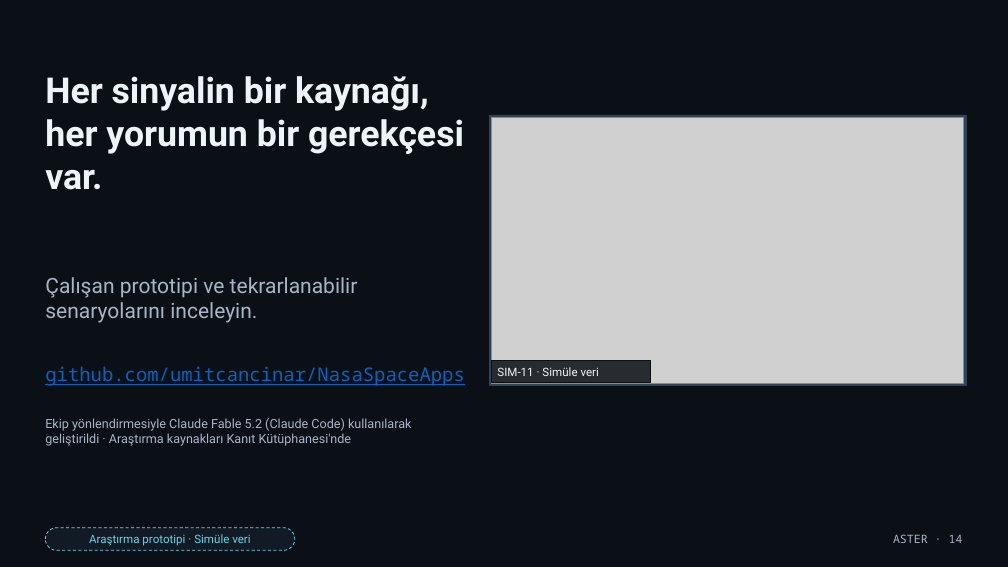
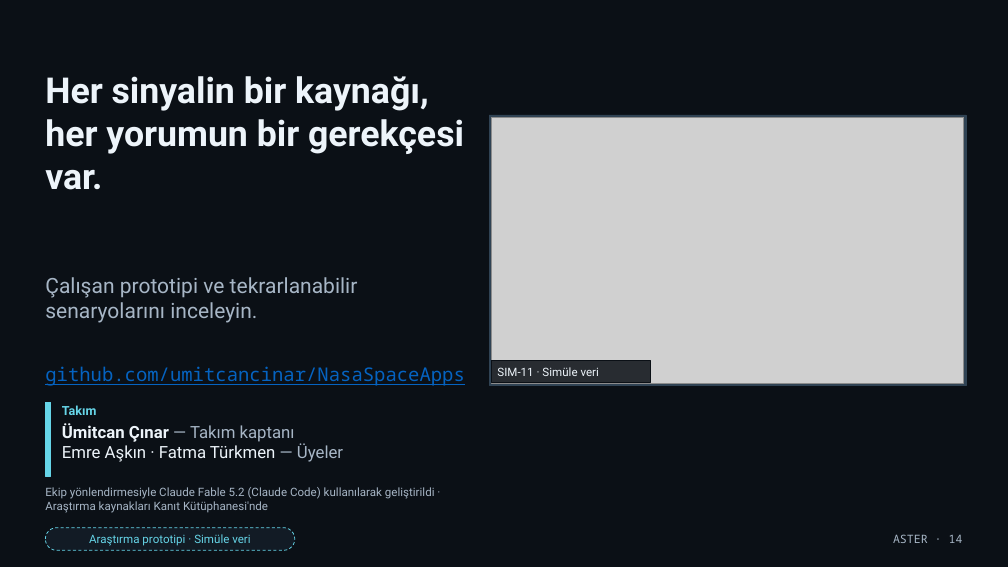
Before and after one commit to emreaskinsoftware/NasaSpaceApps, a slide deck: slide 14 of deliverables/presentation/ASTER_Urun_Sunumu_TR.pptx. Drawn at 1008x567 pixels with LibreOffice and Linux fonts; fonts in the diff are those of the drawing; grey boxes stand for pictures. Boxes give left, top, right and bottom in pixels: in the first picture for what was removed or moved away, otherwise in the second. Text is boxed around its words. In the diff, an @@ line names an element or a change of style, - is before the commit and + after.

```diff
--- a/deliverables/presentation/ASTER_Urun_Sunumu_TR.pptx
+++ b/deliverables/presentation/ASTER_Urun_Sunumu_TR.pptx
@@ rectangle added at (45,402,51,476), fill #66D5E8, outline #66D5E8 1 pt @@
@@ text added at (62,405,97,415), 12 pt, text #66D5E8, bold @@
+Takım
@@ text added at (62,423,343,462), 16 pt, text #EDF4FA @@
+Ümitcan Çınar — Takım kaptanı
+Emre Aşkın · Fatma Türkmen — Üyeler
@@ text "Ekip yönlendirmesiyle Claude Fable 5.2 ...": place and size @@
-text "Ekip yönlendirmesiyle Claude Fable 5.2 ..." at (45,418,411,446)
+text "Ekip yönlendirmesiyle Claude Fable 5.2 ..." at (45,487,435,513)
@@ text "Ekip yönlendirmesiyle Claude Fable 5.2 ..." at (45,487,435,513): size 12 to 11 pt @@
```
Also in this commit, not shown: 2 other slides changed, 42 other files.
